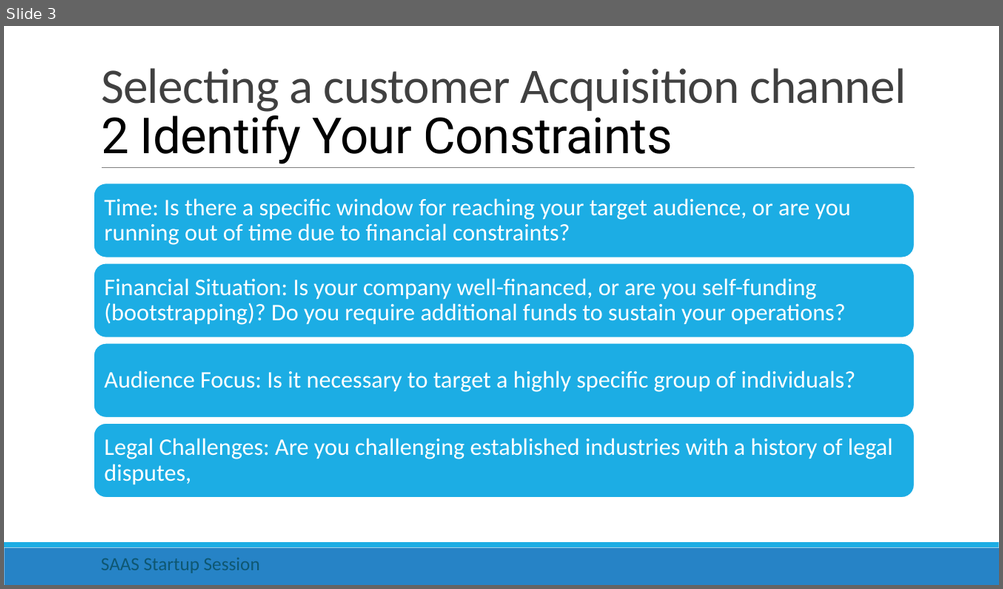
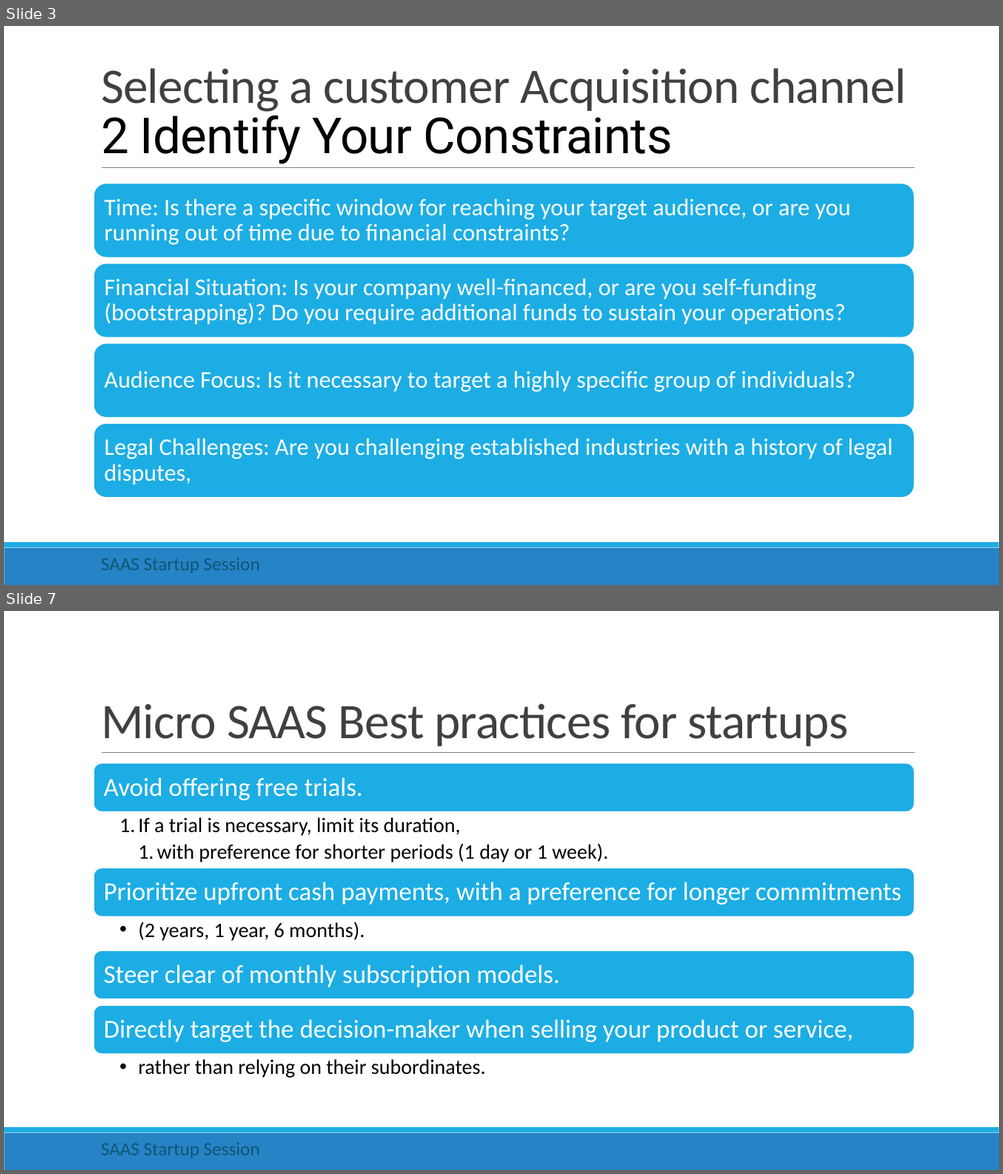
Before and after one commit to rishigujadhur1/Slides, a slide deck: Startups/Startup Session 1.pptx. Shown one above the other, each under a label of ours: slide 3 before the commit, slides 3 and 7 after it; the slides between them are not shown. The pictures are 1003x589 and 1003x1174 pixels, drawn with LibreOffice and Linux fonts; fonts in the diff are those of the drawing. Boxes give left, top, right and bottom in pixels: in the first picture for what was removed or moved away, otherwise in the second. Text is boxed around its words. In the diff, an @@ line names an element or a change of style, - is before the commit and + after.

```diff
--- a/Startups/Startup Session 1.pptx
+++ b/Startups/Startup Session 1.pptx
@@ slide 7 added at (x1=4, y1=611, x2=999, y2=1170), background #FFFFFF; not listed: 3 template elements that a slide beside it also shows @@
@@ title added at (x1=101, y1=703, x2=848, y2=746), 48 pt, text #404040 @@
+Micro SAAS Best practices for startups
@@ group added at (x1=94, y1=763, x2=914, y2=1078): 7 texts, 4 rounded rectangles @@
+Avoid offering free trials.
+  1. If a trial is necessary, limit its duration,
+    1. with preference for shorter periods (1 day or 1 week).
+Prioritize upfront cash payments, with a preference for longer commitments
+  • (2 years, 1 year, 6 months).
+Steer clear of monthly subscription models.
+Directly target the decision-maker when selling your product or service,
+  • rather than relying on their subordinates.
@@ text added at (x1=101, y1=1143, x2=260, y2=1159), 18 pt, text #0E5772 @@
+SAAS Startup Session
```
Also in this commit, not shown: 2 slides changed, 1 other slide added.
